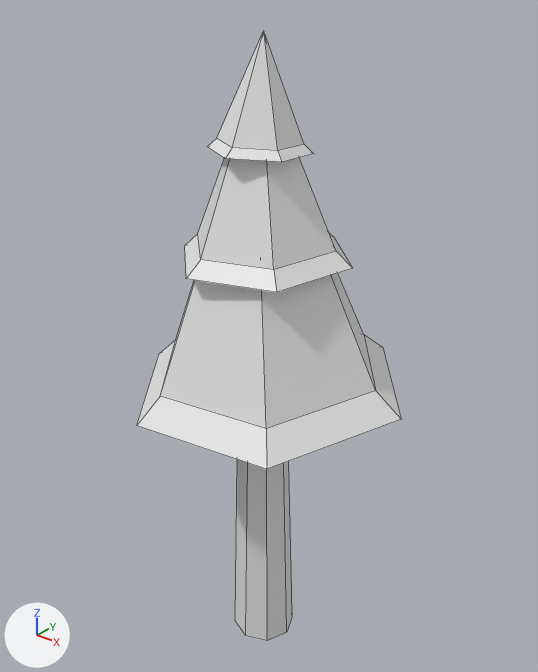
Two versions of the Blender file 3D mallit/manty1.blend, one commit apart.
Before and after are seen from a camera (50 mm lens) standing at (9.78, -12.01, 16.34) and looking at (-0.21, 0.48, 8.59). Every picture has the same lights, and +X, +Y and +Z are marked at lower left. Mesh edges are drawn as thin lines.
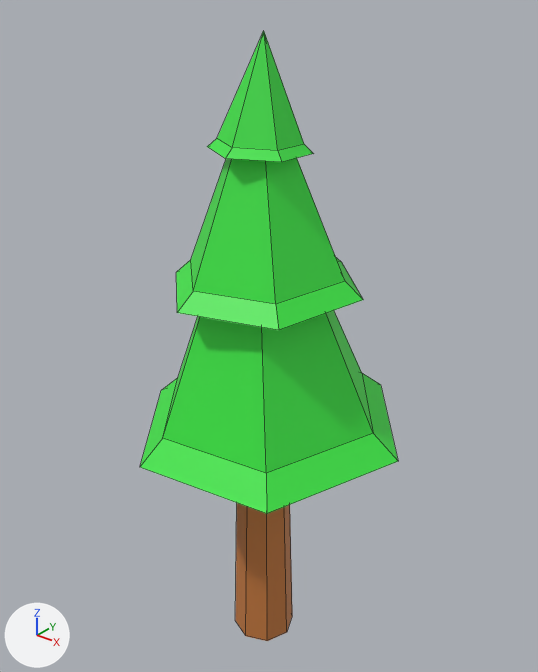
Changed parts and their boxes [x1, y1, x2, y2] in the pictures (538 x 672 px):
'Cone.003', reshaped (140% wider, 267% taller)
    before: [207, 31, 314, 162]
    after: [140, 31, 398, 514]
'Cone.001', deleted
    before: [137, 273, 401, 469]
'Cone', deleted
    before: [185, 157, 352, 292]
'Cylinder', recoloured
    both: [235, 459, 292, 641]
part 1 of me_cone_004, added (green)
    after: [176, 158, 363, 330]
part 2 of me_cone_004, added (green)
    after: [140, 311, 398, 514]
part 3 of me_cone_004, recoloured (grey to green)
    both: [207, 31, 314, 162]

The change in detail:
Material 'Material.001' (mat_material_001) is new.
Its base color is (0.0452, 0.799, 0.0595) (green #3ce745).
Material 'Material' (mat_material) is new.
Its base color is (0.578, 0.202, 0.0513) (orange #c87c40).
me_cylinder has 16 vertices, 10 faces and spans x -0.81..0.81, y -0.81..0.81, z -1.0..1.0.
me_cylinder now uses material mat_material (orange #c87c40).
me_cone_004 is used by ob_cone_003; location (0.0, 0.0, 14.32); rotation (0.016, 0.0335, 1.072), in degrees (0.9, 1.9, 61); scale (0.902, 0.902, 1.05).
me_cone_004 had 13 vertices, 13 faces and spanned x -1.06..1.06, y -1.22..1.22, z -1.17..1.0.
me_cone_004 now has 39 vertices, 39 faces and spans x -3.22..4.17, y -3.55..3.28, z -7.71..1.0.
me_cone_004 part 1: a new loose piece of 13 vertices spanning x -2.21..2.68, y -2.48..2.37, z -4.15..0.44, in mat_material_001 (green #3ce745).
me_cone_004 part 2: a new loose piece of 13 vertices spanning x -3.22..4.17, y -3.55..3.28, z -7.71..-0.88, in mat_material_001 (green #3ce745).
me_cone_004 part 3: 13 faces spanning x -1.06..1.06, y -1.22..1.22, z -1.17..1.0 switch from no material to mat_material_001 (green #3ce745).
Object 'Cone' (ob_cone) is deleted.
Object 'Cone.001' (ob_cone_001) is deleted.
